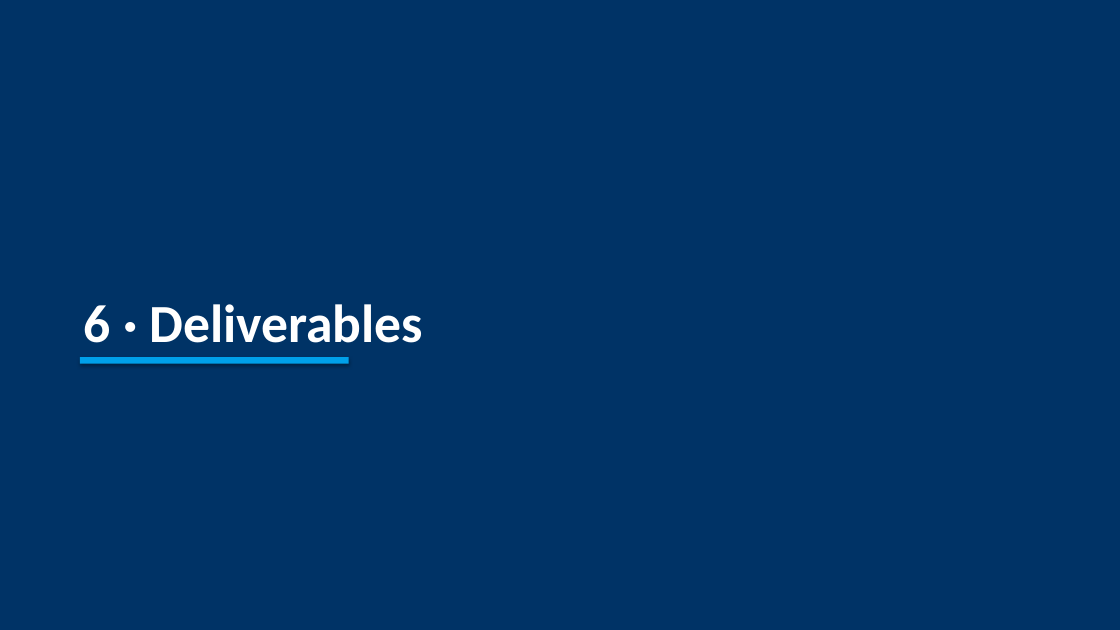
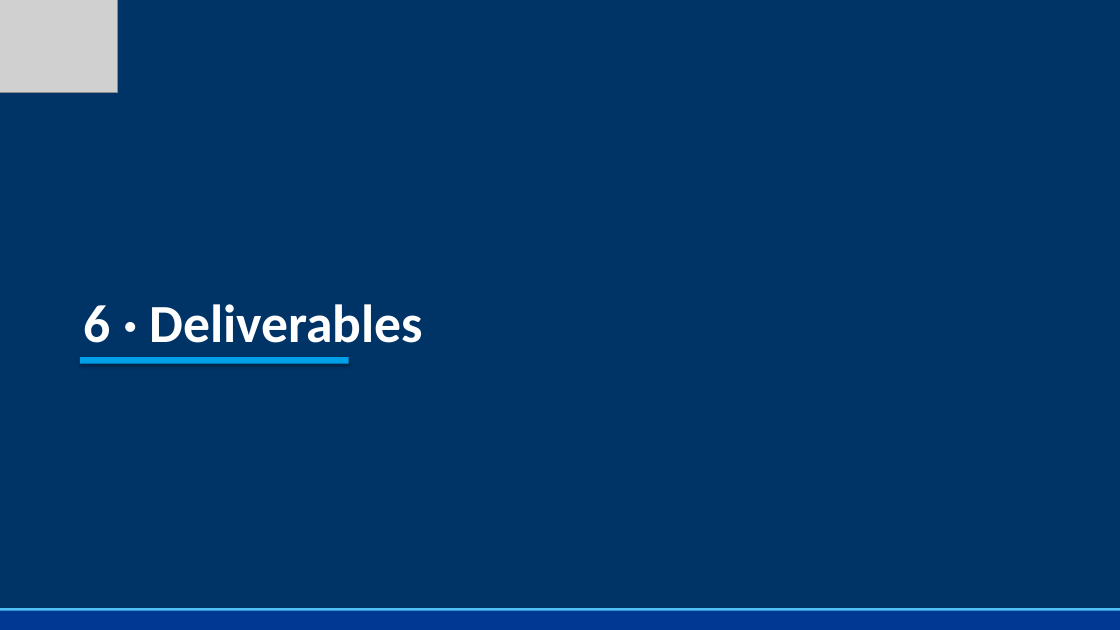
Before and after one commit to Jorshuare/AI-Based-Prediction-for-GNSS-Signal-Degradation, a slide deck: slide 35 of docs/SENTINEL_GNSS_Presentation.pptx. Drawn at 1120x630 pixels with LibreOffice and Linux fonts; fonts in the diff are those of the drawing; grey boxes stand for pictures; background and template pictures are left out. Boxes give left, top, right and bottom in pixels: in the first picture for what was removed or moved away, otherwise in the second. Text is boxed around its words. In the diff, an @@ line names an element or a change of style, - is before the commit and + after.

```diff
--- a/docs/SENTINEL_GNSS_Presentation.pptx
+++ b/docs/SENTINEL_GNSS_Presentation.pptx
@@ picture added at <box>0,0,118,92</box> @@
@@ rectangle added at <box>0,608,1120,611</box>, fill #4FC3F7 @@
@@ rectangle added at <box>0,611,1120,630</box>, fill #003893 @@
```
Also in this commit, not shown: 14 other slides changed, 42 other files.
